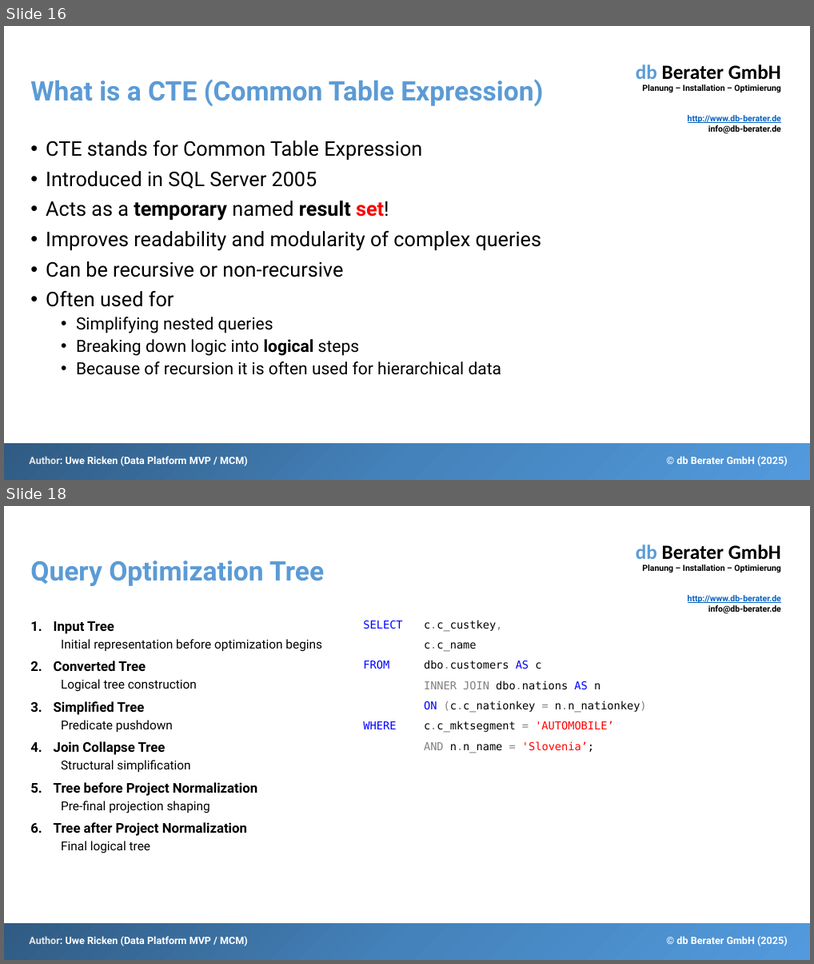
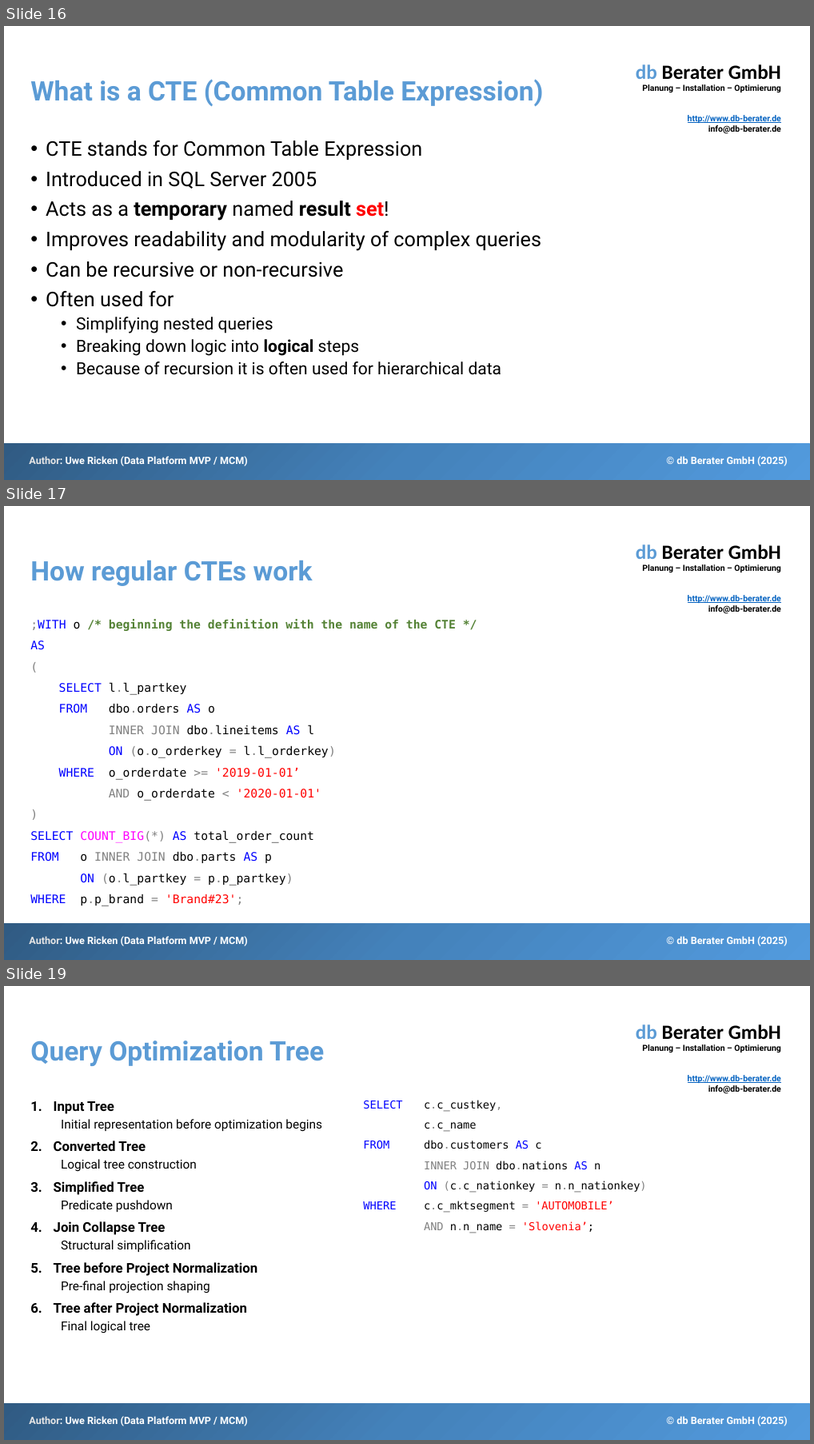
Before and after one commit to db-berater/Debunk-Myths-about-CTE, a slide deck: 01 - Documents and Preparation/Debunk Myths About CTE.pptx. Shown one above the other, each under a label of ours: slides 16 and 18 before the commit, slides 16, 17 and 19 after it; the slides between them are not shown. The pictures are 814x964 and 814x1444 pixels, drawn with LibreOffice and Linux fonts; fonts in the diff are those of the drawing. Boxes give left, top, right and bottom in pixels: in the first picture for what was removed or moved away, otherwise in the second. Text is boxed around its words. In the diff, an @@ line names an element or a change of style, - is before the commit and + after.

```diff
--- a/01 - Documents and Preparation/Debunk Myths About CTE.pptx
+++ b/01 - Documents and Preparation/Debunk Myths About CTE.pptx
@@ slide 17 added at (4,506,810,960), background #FFFFFF; not listed: 4 template elements that a slide beside it also shows @@
@@ title added at (30,560,313,586), 32 pt, text #5B9BD5, bold @@
+How regular CTEs work
@@ text added at (30,619,456,906), 14 pt, text #000000 @@
+;WITH o /* beginning the definition with the name of the CTE */
+AS
+(
+SELECT l.l_partkey
+FROM dbo.orders AS o
+INNER JOIN dbo.lineitems AS l
+ON (o.o_orderkey = l.l_orderkey)
+WHERE o_orderdate >= '2019-01-01’
+AND o_orderdate < '2020-01-01'
+)
+SELECT COUNT_BIG(*) AS total_order_count
+FROM o INNER JOIN dbo.parts AS p
+ON (o.l_partkey = p.p_partkey)
+WHERE p.p_brand = 'Brand#23';
@@ what was slide 18 is now slide 19 @@
```
Also in this commit, not shown: 1 slide changed, 4 other slides added, 1 slide removed, 10 other files.
